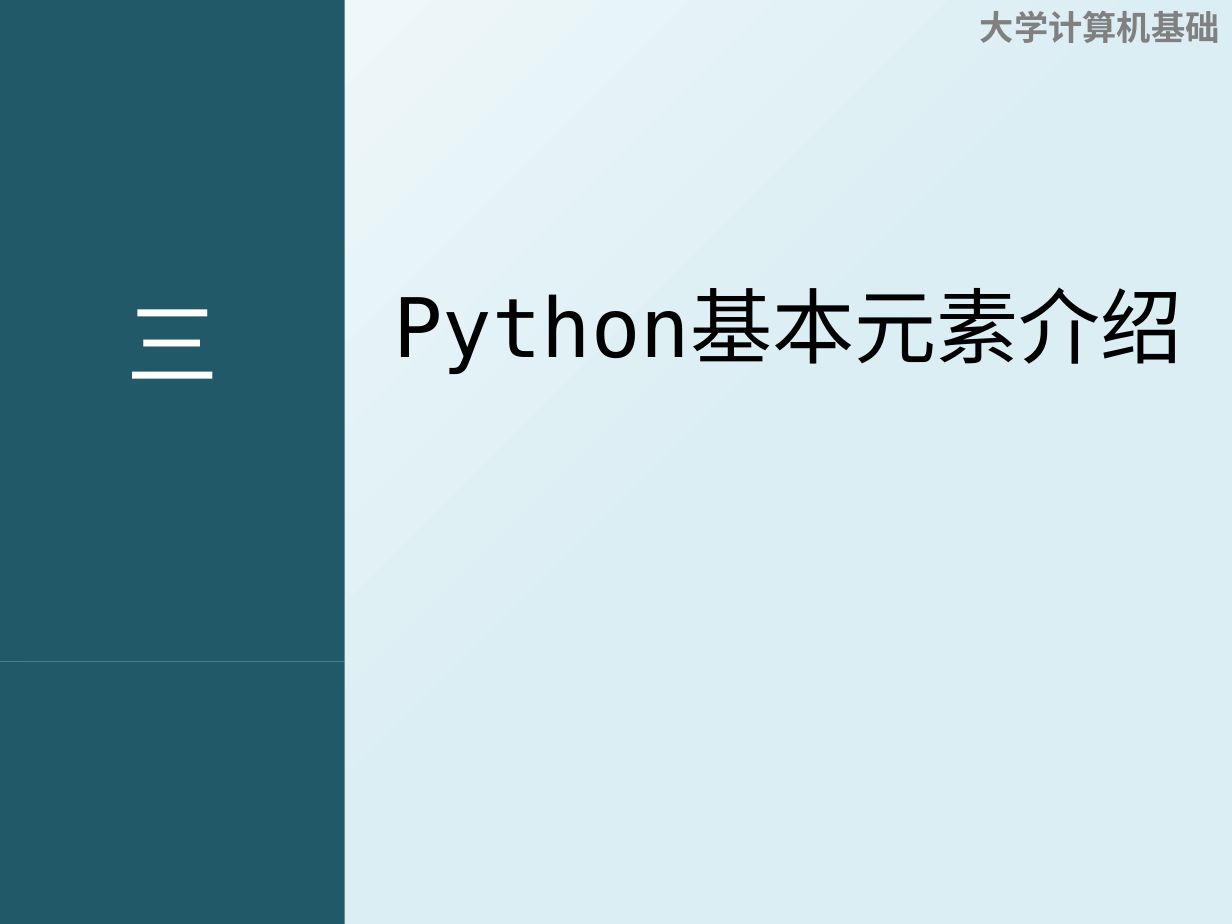
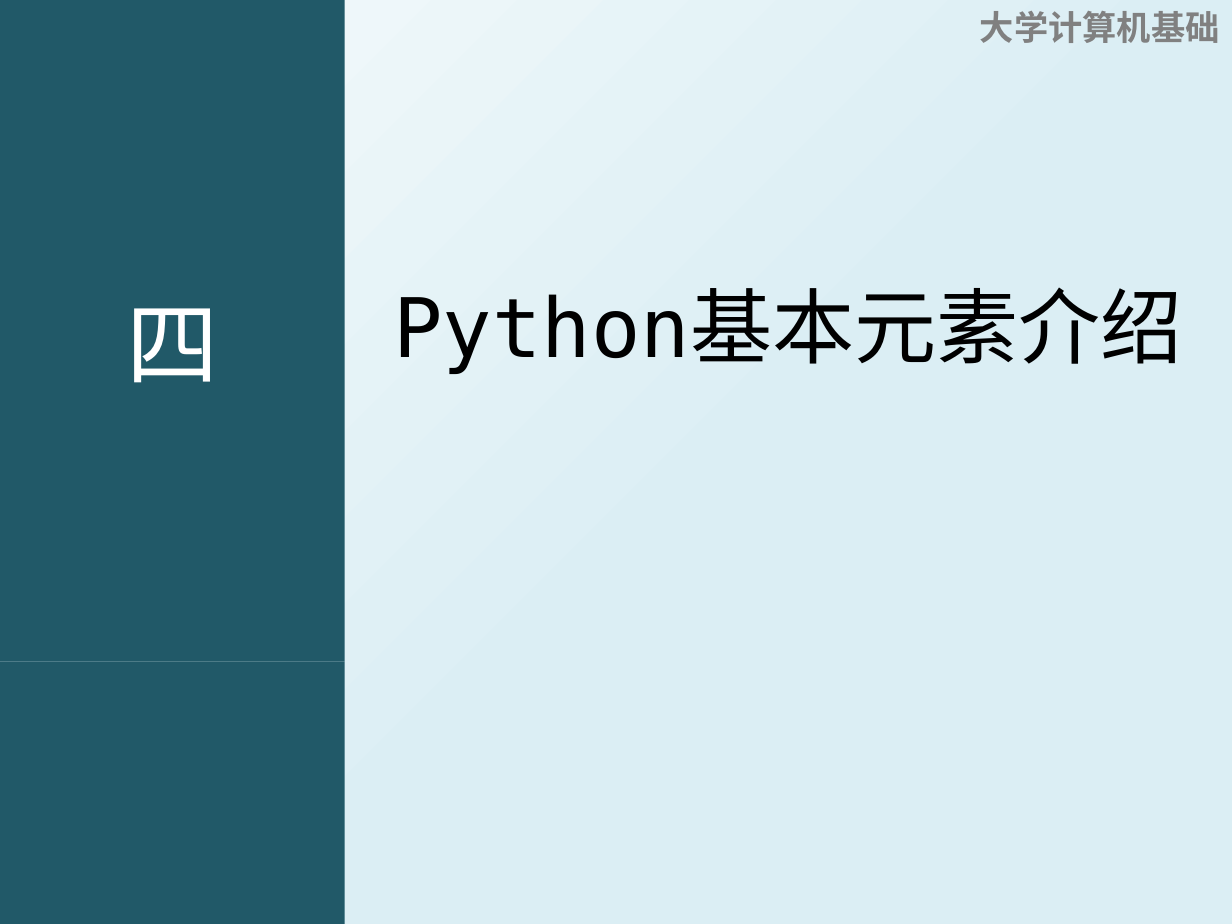
Before and after one commit to fjzfmxd/-, a slide deck: slide 21 of 1Python基本元素/幻灯片.pptx (slide 17 before the commit). Drawn at 1232x924 pixels with LibreOffice and Linux fonts; fonts in the diff are those of the drawing. Boxes give left, top, right and bottom in pixels: in the first picture for what was removed or moved away, otherwise in the second. Text is boxed around its words. In the diff, an @@ line names an element or a change of style, - is before the commit and + after.

```diff
--- a/1Python基本元素/幻灯片.pptx
+++ b/1Python基本元素/幻灯片.pptx
@@ text at [126,308,218,383]: text changed @@
-三
+四
```
Also in this commit, not shown: 10 other slides changed, 7 slides added, 2 slides removed, 5 other files.
